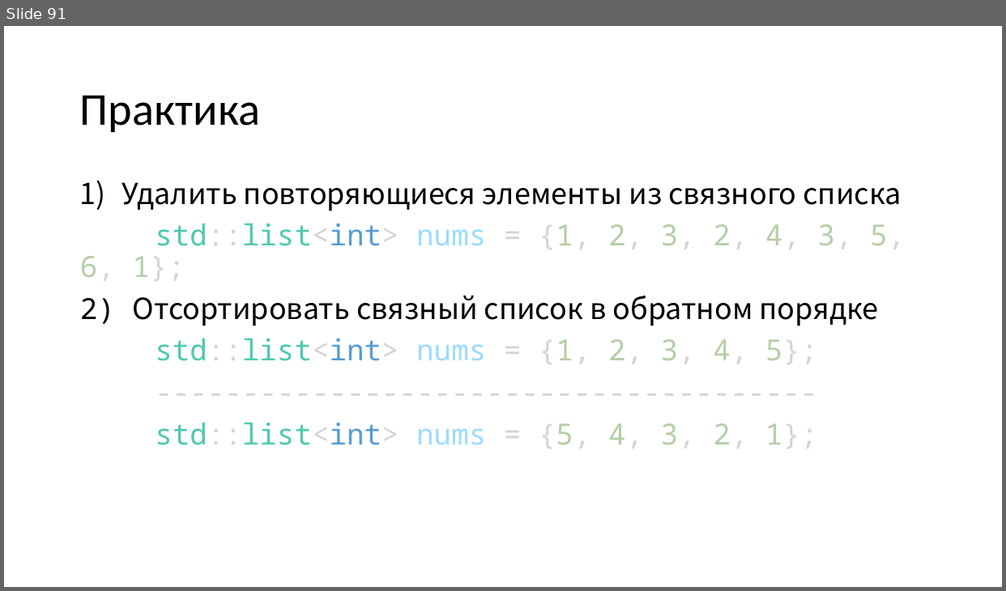
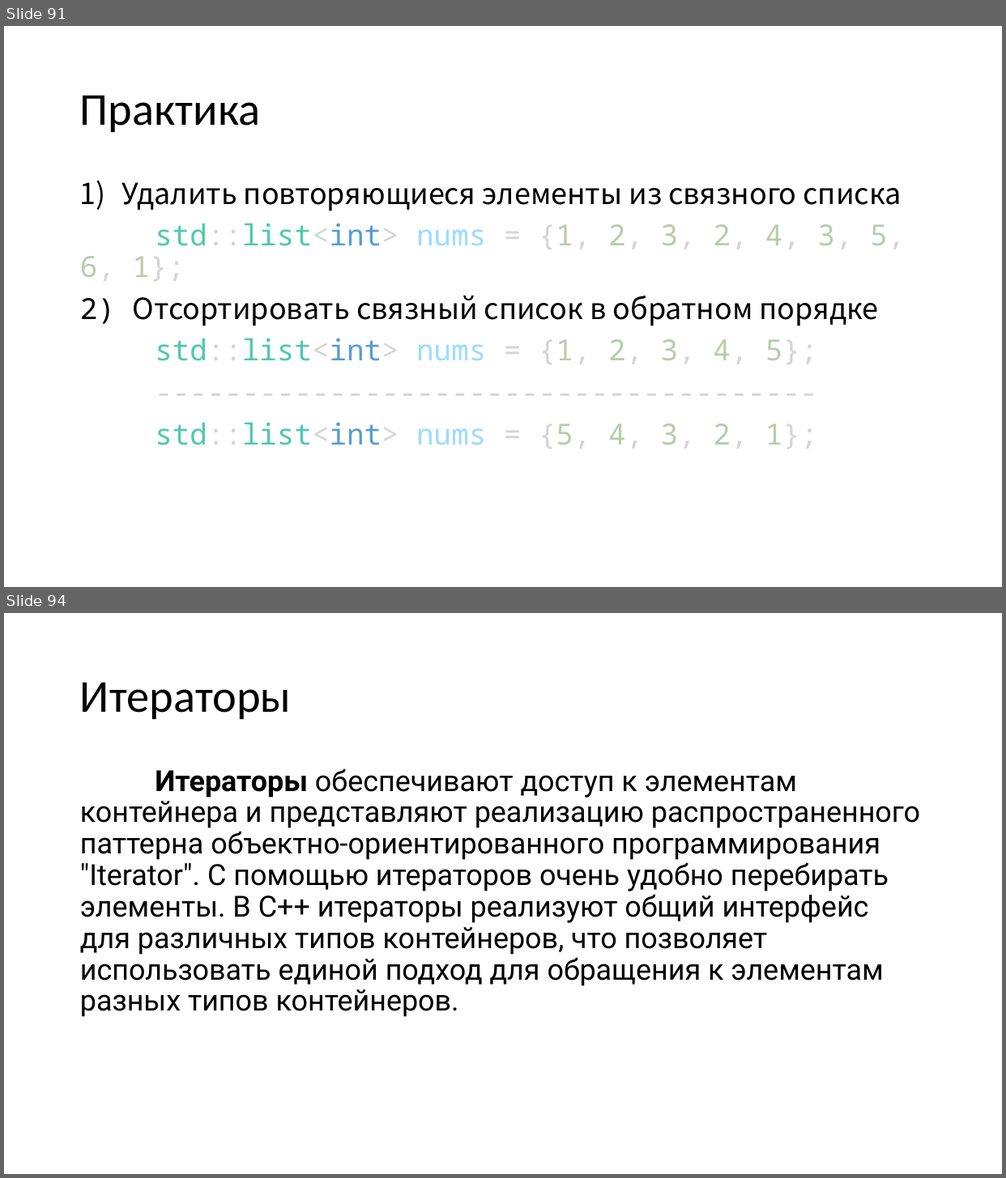
Before and after one commit to FloyzenCode/cpp-lectures, a slide deck: lecture8/lecture8.pptx. Shown one above the other, each under a label of ours: slide 91 before the commit, slides 91 and 94 after it; the slides between them are not shown. The pictures are 1006x591 and 1006x1178 pixels, drawn with LibreOffice and Linux fonts; fonts in the diff are those of the drawing. Boxes give left, top, right and bottom in pixels: in the first picture for what was removed or moved away, otherwise in the second. Text is boxed around its words. In the diff, an @@ line names an element or a change of style, - is before the commit and + after.

```diff
--- a/lecture8/lecture8.pptx
+++ b/lecture8/lecture8.pptx
@@ slide 94 added at [4, 613, 1002, 1174], background #FFFFFF @@
@@ title added at [80, 682, 291, 719], 44 pt, text #000000 @@
+Итераторы
@@ text added at [80, 769, 920, 1017], 28 pt, text #000000 @@
+Итераторы обеспечивают доступ к элементам контейнера и представляют реализацию распространенного паттерна объектно-ориентированного программирования "Iterator". С помощью итераторов очень удобно перебирать элементы. В C++ итераторы реализуют общий интерфейс для различных типов контейнеров, что позволяет использовать единой подход для обращения к элементам разных типов контейнеров.
```
Also in this commit, not shown: 1 slide changed, 30 other slides added, 3 other files.
